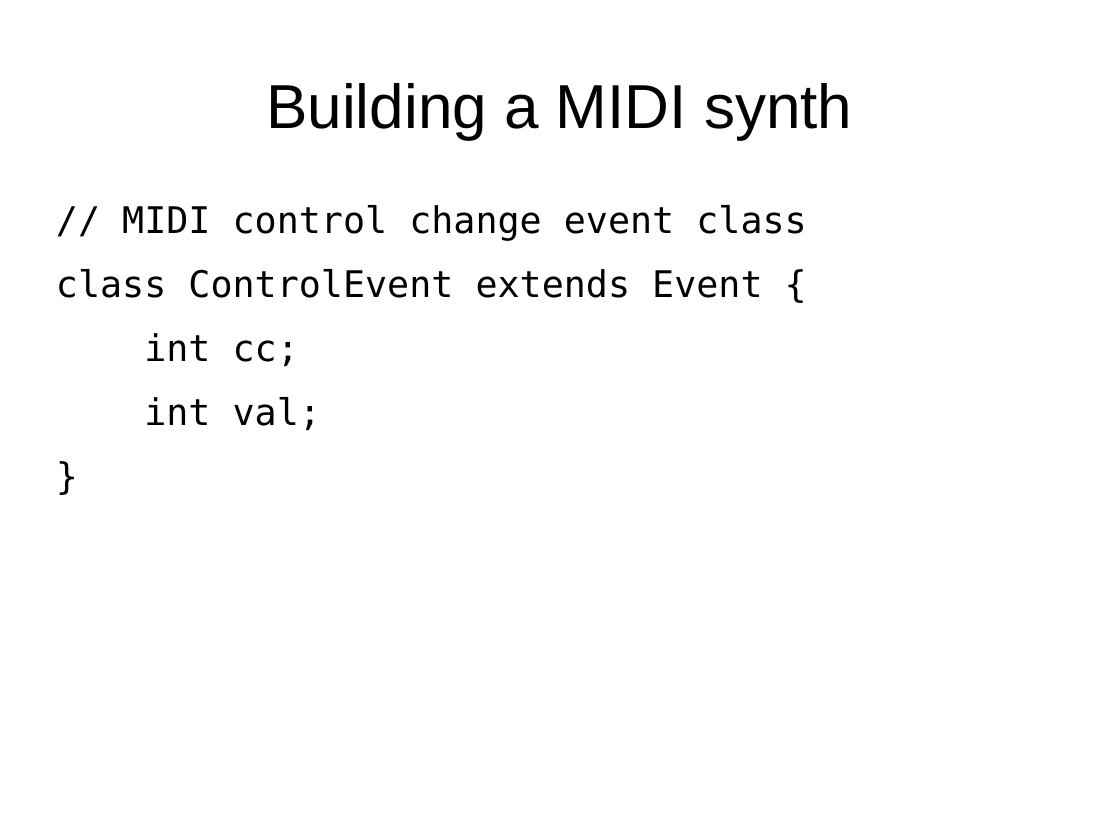
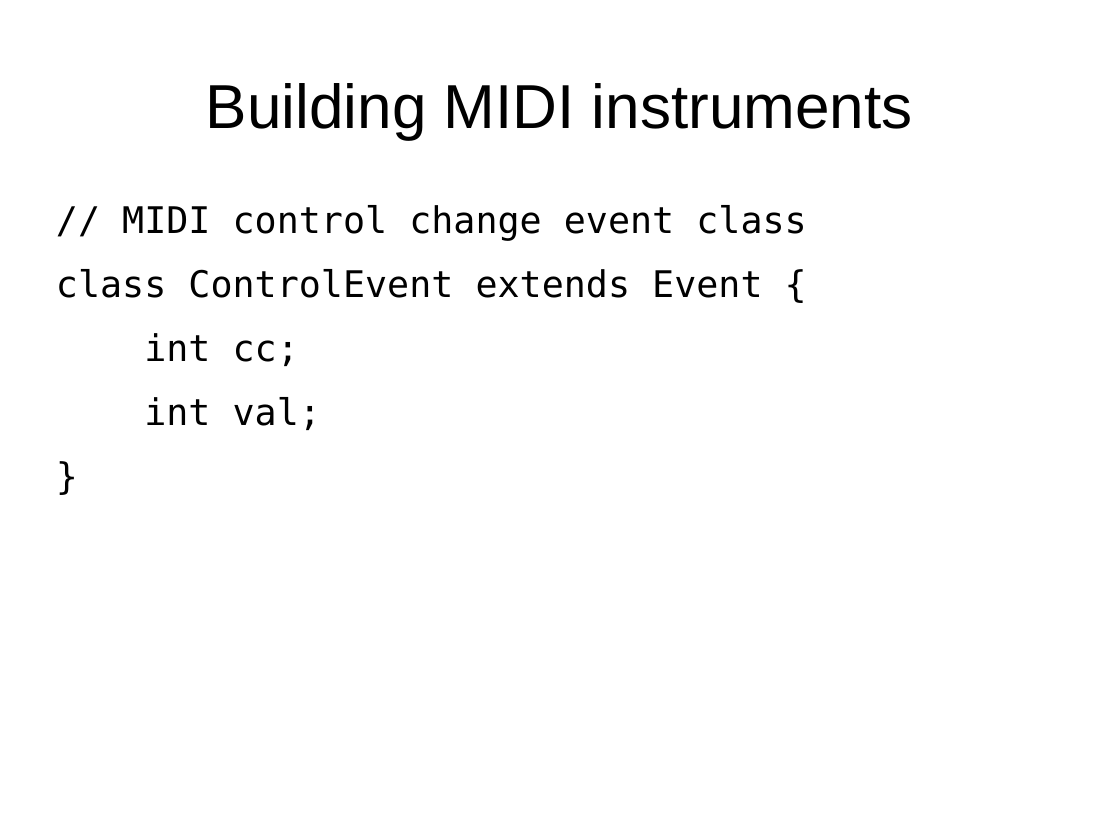
Before and after one commit to briansorahan/txlf-2013-chuck-talk, a slide deck: slide 48 of ChuckTalk.odp. Drawn at 1120x840 pixels with LibreOffice and Linux fonts; fonts in the diff are those of the drawing. Boxes give left, top, right and bottom in pixels: in the first picture for what was removed or moved away, otherwise in the second. Text is boxed around its words. In the diff, an @@ line names an element or a change of style, - is before the commit and + after.

```diff
--- a/ChuckTalk.odp
+++ b/ChuckTalk.odp
@@ title at box(206, 83, 913, 139): text changed @@
-Building a MIDI synth
+Building MIDI instruments
```
Also in this commit, not shown: 5 other slides changed, 1 other file.
